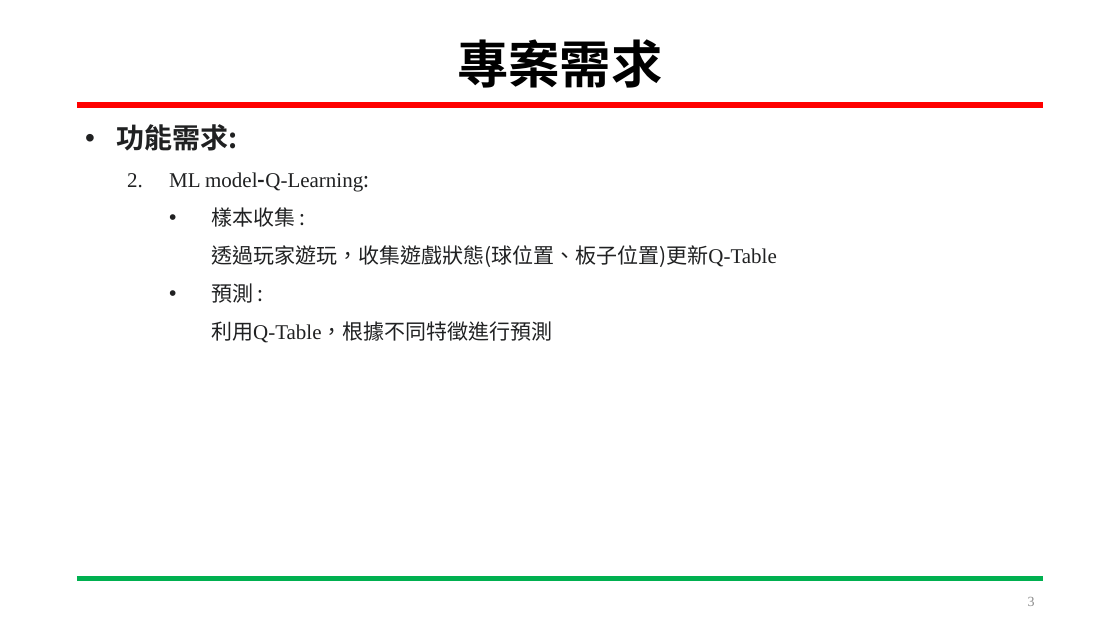
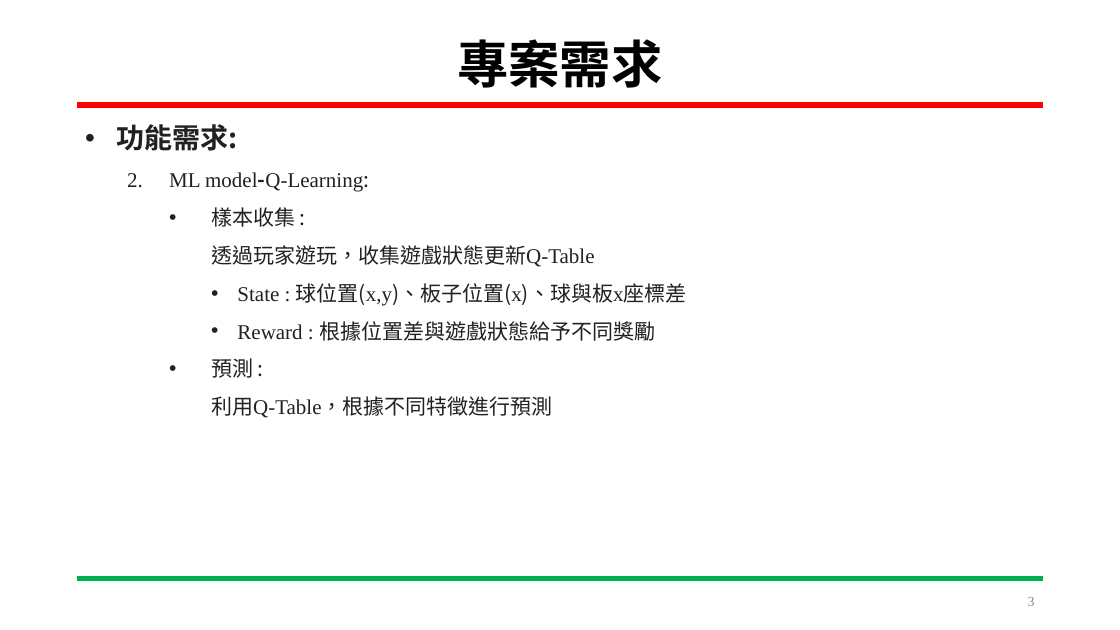
Before and after one commit to HOURFA/ML, a slide deck: slide 3 of final_project/DevelopmentLog/ML_finalproject.pptx. Drawn at 1120x630 pixels with LibreOffice and Linux fonts; fonts in the diff are those of the drawing. Boxes give left, top, right and bottom in pixels: in the first picture for what was removed or moved away, otherwise in the second. Text is boxed around its words. In the diff, an @@ line names an element or a change of style, - is before the commit and + after.

Commit message:
2024/05/01 (1)上傳ppt

```diff
--- a/final_project/DevelopmentLog/ML_finalproject.pptx
+++ b/final_project/DevelopmentLog/ML_finalproject.pptx
@@ text at box(211, 245, 687, 341): text changed; font Noto Sans CJK SC to Times New Roman @@
-      透過玩家遊玩，收集遊戲狀態(球位置、板子位置)更新Q-Table
+      透過玩家遊玩，收集遊戲狀態更新Q-Table
+      • State : 球位置(x,y)、板子位置(x)、球與板x座標差
+      • Reward : 根據位置差與遊戲狀態給予不同獎勵
```
